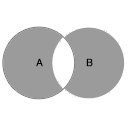
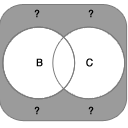
Layered file, before and after one edit (128 x 128). Changes by layer:
added layer "? copy 3" above "? copy 2" over [34, 9, 40, 18]
added layer "? copy 2" above "? copy" over [34, 106, 40, 115]
added layer "? copy" above "?" over [88, 9, 94, 18]
added layer "?" above "C" over [88, 106, 94, 115]
renamed "B" to "C", painted on it over [86, 58, 93, 67]
showed "B" (1st of 2), painted on it, unmasked it over [53, 27, 125, 99]
renamed "A" to "B", painted on it over [36, 58, 43, 67]
added layer "Layer 1" above "A" over [2, 26, 76, 100]
painted on "A", unmasked it over [3, 27, 75, 99]
hid "B!A" over [64, 27, 125, 99]
hid "A!B" over [3, 27, 63, 99]
added layer "Shape 1 copy" above "Shape 1" over [0, 5, 127, 121]
